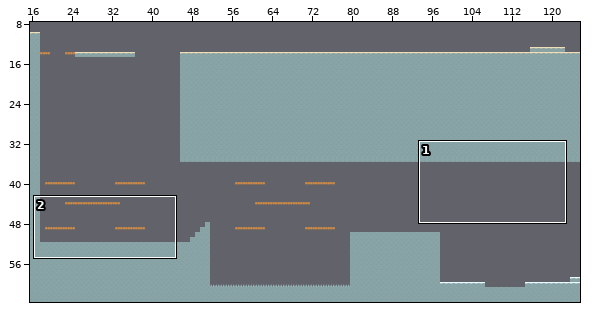
A Tiled map (JSON) gets an edit: assets/tilemaps/level3.json. The picture above shows the old version from afar; the outline marks the close-up.
Close-up. First the earlier version:
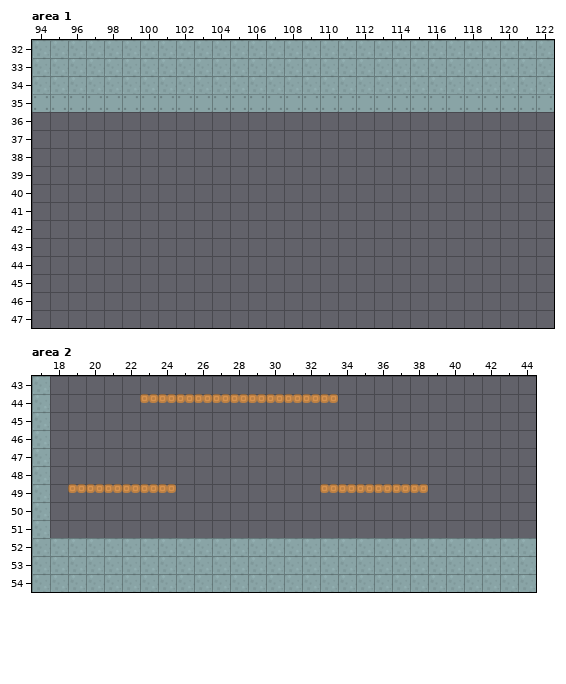
Cells are 64x64 px. Shown: area 1 x 94..122, y 32..47; area 2 x 17..44, y 43..54. The commit also changed other parts of the map, which this record leaves out.
The result:
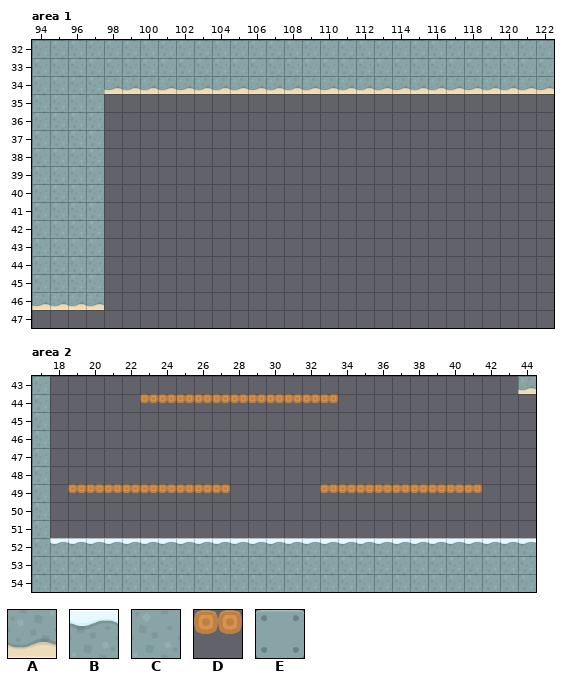
Key: from "level3": A 15 turned 180, B 16, C 17, D 58, E 60.
_ is an empty cell.
Edits made:
Layer "Platforms", area 1:
y 34: x 98..122 CCCCCCCCCCCCCCCCCCCCCCCCC -> AAAAAAAAAAAAAAAAAAAAAAAAA
y 35: x 94..122 EEEEEEEEEEEEEEEEEEEEEEEEEEEEE -> CCCC_________________________
y 36..45: x 94..97 ____ -> CCCC
y 46: x 94..97 ____ -> AAAA
Layer "Platforms", area 2:
y 43: x 44 _ -> A
y 49: x 25..27 ___ -> DDD; x 39..41 ___ -> DDD
y 52: x 18..44 CCCCCCCCCCCCCCCCCCCCCCCCCCC -> BBBBBBBBBBBBBBBBBBBBBBBBBBB
Boxes around the changes in both close-ups, in picture pixels (x1, y1, x2, y2):
changed: (32, 76, 554, 310)
added: (518, 376, 536, 394)
added: (176, 484, 230, 493)
added: (428, 484, 482, 493)
changed: (50, 538, 536, 545)
